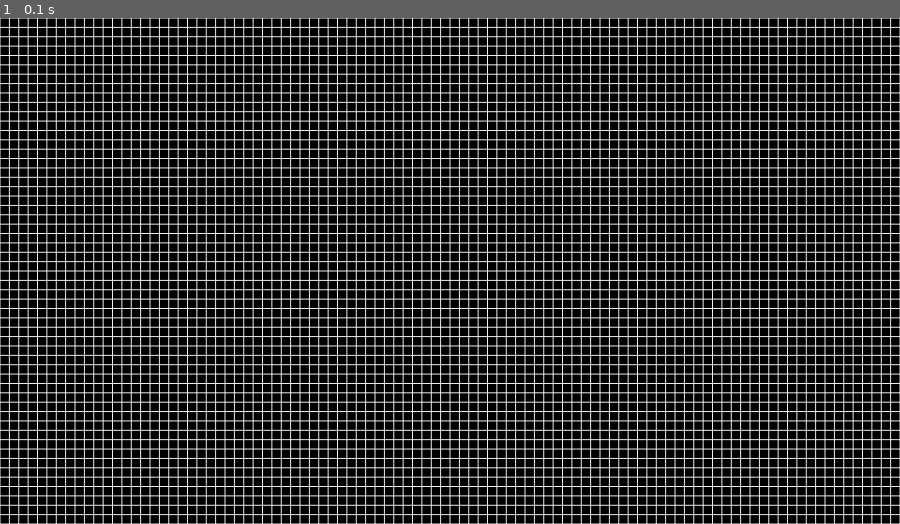
Above: before the commit, frame 1.
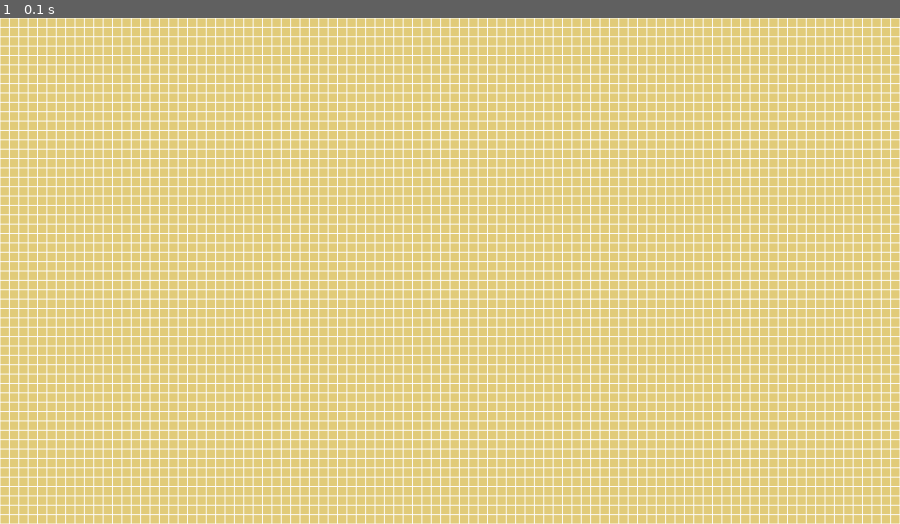
Above: after the commit, the same moment.

Repository: halker1907/py_game_ant
Game: pygame game, started from ant_game/cooked.py
Same seed, same stepped clock (60 frames per second), same inputs: the game is played once before the commit and once after it.
Inputs:
- Up to frame 1 (0.1 s): no input

The runs differ from the first frame. In frame 1, 96% of the frame differs, in the area x 0-100%, y 0-100%.

Commit message:
Add files via upload

Diff:
--- a/ant_game/cooked.py
+++ b/ant_game/cooked.py
@@ -1,8 +1,11 @@
 import pygame
+import random
 
 width = 1920
 height = 1080
-
+r = random.randint(0, 255)
+g = random.randint(0, 255)
+b = random.randint(0, 255)
 screen = pygame.display.set_mode((width, height))
 pygame.display.set_caption("поле")
 
@@ -10,7 +13,7 @@
 rows = height // cell_size
 cols = width // cell_size
 
-black = (0, 0, 0)
+black = (r, g, b)
 white = (255, 255, 255)
 
 def draw_grid():
